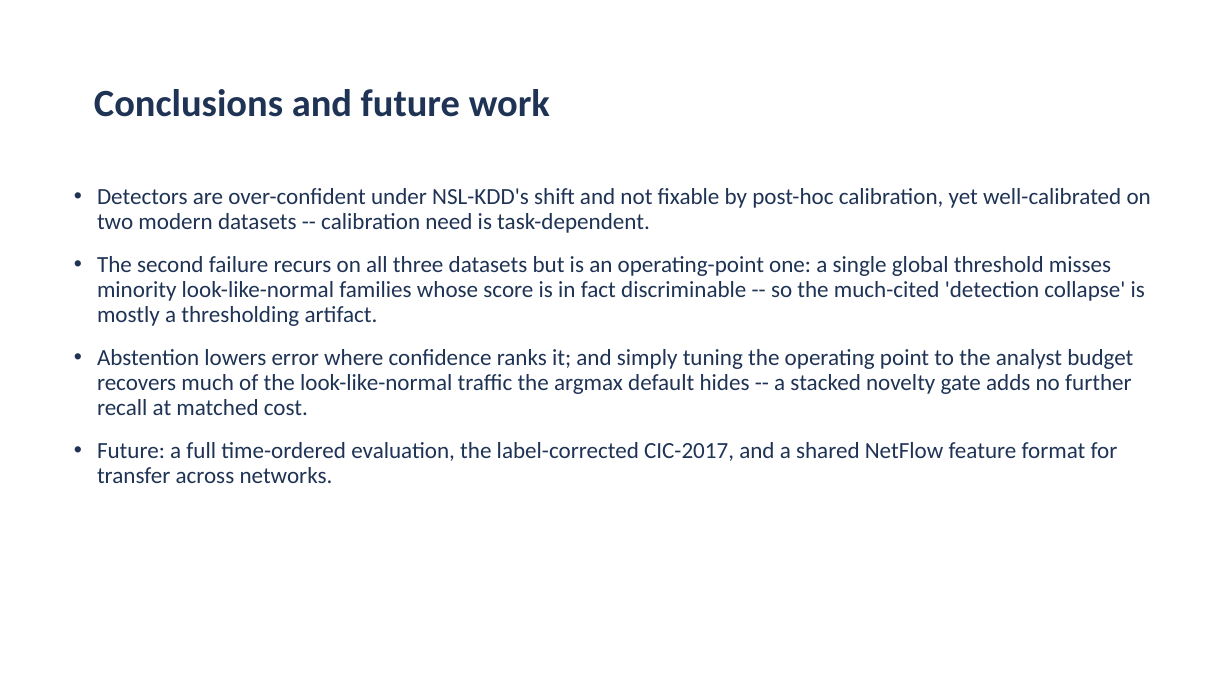
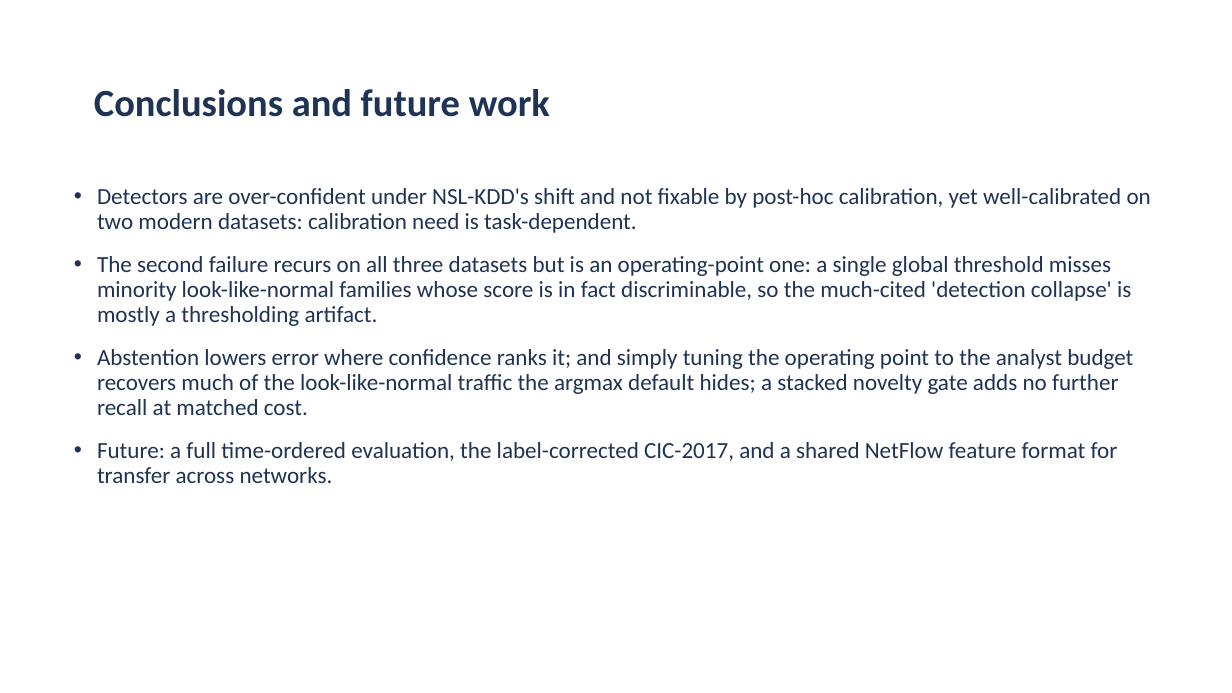
Before and after one commit to aiparallel0/chaoscrypt, a slide deck: slide 17 of papers/paper2-ids-selective/presentation.pptx. Drawn at 1232x693 pixels with LibreOffice and Linux fonts; fonts in the diff are those of the drawing; background and template pictures are left out. Boxes give left, top, right and bottom in pixels: in the first picture for what was removed or moved away, otherwise in the second. Text is boxed around its words. In the diff, an @@ line names an element or a change of style, - is before the commit and + after.

```diff
--- a/papers/paper2-ids-selective/presentation.pptx
+++ b/papers/paper2-ids-selective/presentation.pptx
@@ text at (97, 188, 1151, 415): text changed @@
-• Detectors are over-confident under NSL-KDD's shift and not fixable by post-hoc calibration, yet well-calibrated on two modern datasets -- calibration need is task-dependent.
-• The second failure recurs on all three datasets but is an operating-point one: a single global threshold misses minority look-like-normal families whose score is in fact discriminable -- so the much-cited 'detection collapse' is mostly a thresholding artifact.
-• Abstention lowers error where confidence ranks it; and simply tuning the operating point to the analyst budget recovers much of the look-like-normal traffic the argmax default hides -- a stacked novelty gate adds no further recall at matched cost.
+• Detectors are over-confident under NSL-KDD's shift and not fixable by post-hoc calibration, yet well-calibrated on two modern datasets: calibration need is task-dependent.
+• The second failure recurs on all three datasets but is an operating-point one: a single global threshold misses minority look-like-normal families whose score is in fact discriminable, so the much-cited 'detection collapse' is mostly a thresholding artifact.
+• Abstention lowers error where confidence ranks it; and simply tuning the operating point to the analyst budget recovers much of the look-like-normal traffic the argmax default hides; a stacked novelty gate adds no further recall at matched cost.
```
Also in this commit, not shown: 15 other slides changed, 6 other files.
